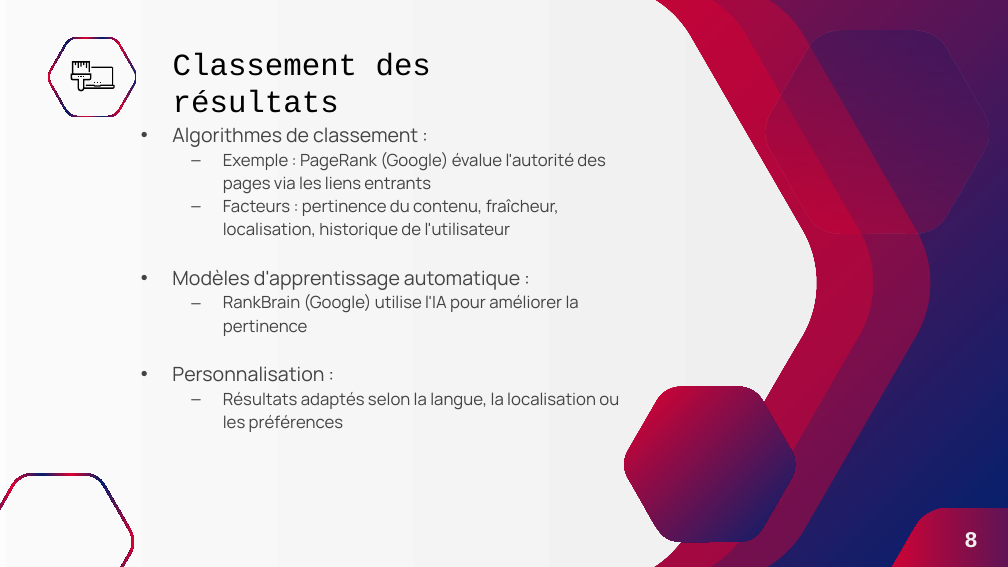
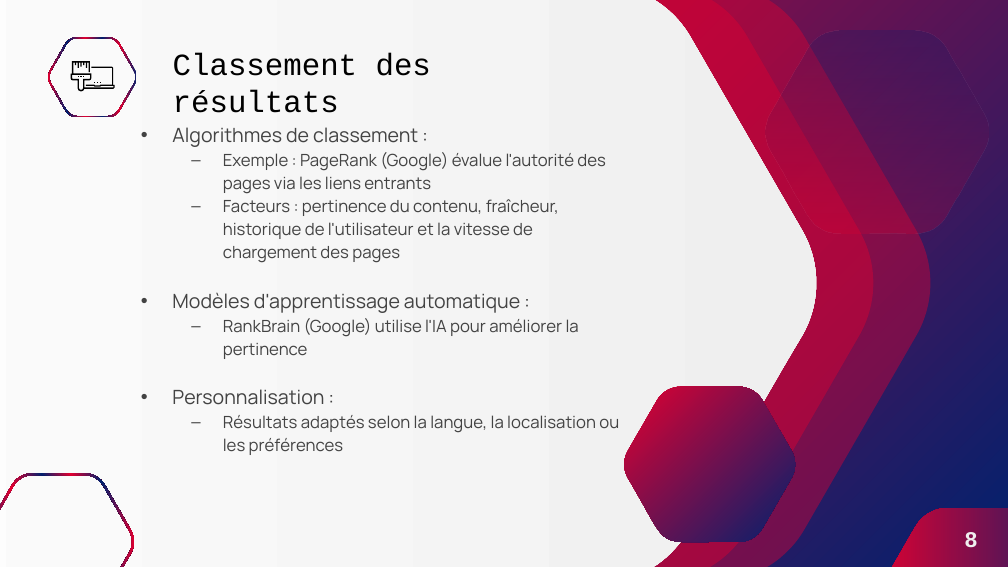
Before and after one commit to SelAchraf/Master, a slide deck: slide 8 of Semestre 2/Bibliographical research/Les_Moteurs_de_recherche.pptx. Drawn at 1008x567 pixels with LibreOffice and Linux fonts; fonts in the diff are those of the drawing. Boxes give left, top, right and bottom in pixels: in the first picture for what was removed or moved away, otherwise in the second. Text is boxed around its words. In the diff, an @@ line names an element or a change of style, - is before the commit and + after.

```diff
--- a/Semestre 2/Bibliographical research/Les_Moteurs_de_recherche.pptx
+++ b/Semestre 2/Bibliographical research/Les_Moteurs_de_recherche.pptx
@@ subtitle at [223,199,559,263]: text changed @@
-  – Facteurs : pertinence du contenu, fraîcheur, localisation, historique de l'utilisateur
+  – Facteurs : pertinence du contenu, fraîcheur, historique de l'utilisateur et la vitesse de chargement des pages
```
Also in this commit, not shown: 2 other slides changed, 3 slides removed, 9 other files.
